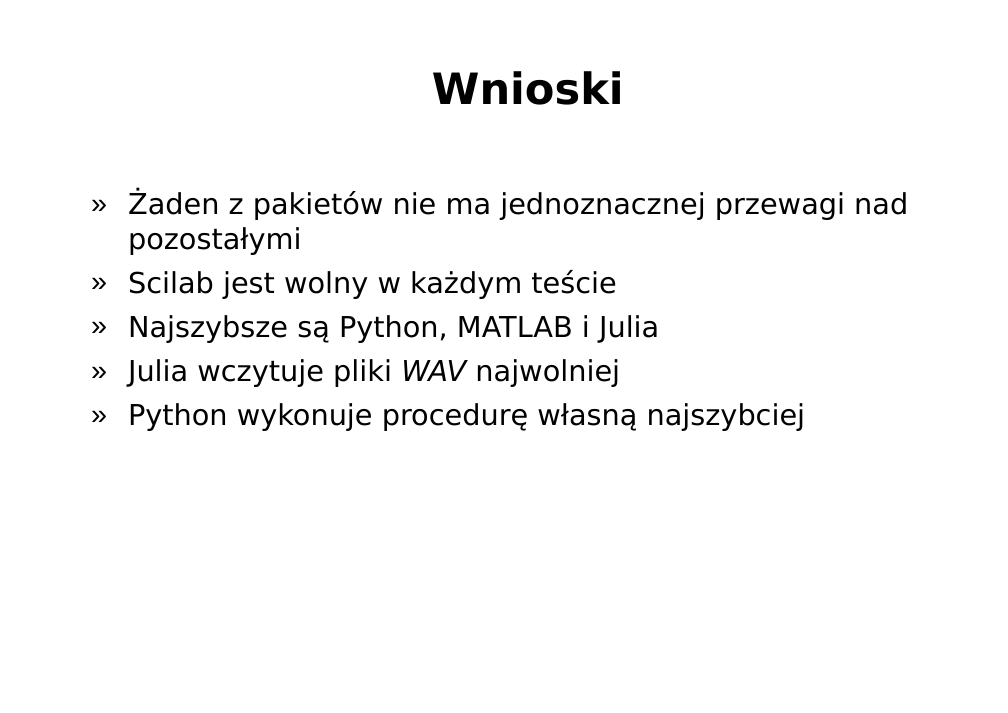
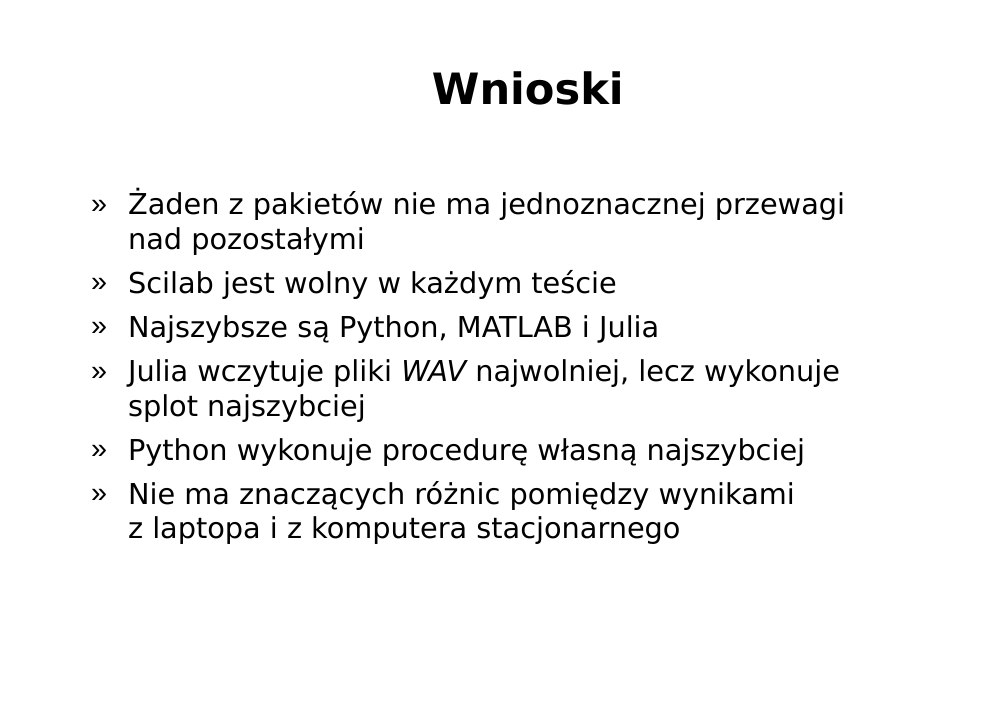
Before and after one commit to Ashymad/praca.inz, a slide deck: slide 12 of prez/prezentacja.odp (slide 11 before the commit). Drawn at 1008x713 pixels with LibreOffice and Linux fonts; fonts in the diff are those of the drawing; background and template pictures are left out. Boxes give left, top, right and bottom in pixels: in the first picture for what was removed or moved away, otherwise in the second. Text is boxed around its words. In the diff, an @@ line names an element or a change of style, - is before the commit and + after.

```diff
--- a/prez/prezentacja.odp
+++ b/prez/prezentacja.odp
@@ text at (128, 359, 840, 421): text changed @@
-» Julia wczytuje pliki WAV najwolniej
+» Julia wczytuje pliki WAV najwolniej, lecz wykonuje
+  splot najszybciej
@@ text at (128, 481, 795, 544): paragraph added @@
+» Nie ma znaczących różnic pomiędzy wynikami z laptopa i z komputera stacjonarnego
```
Also in this commit, not shown: 9 other slides changed, 3 slides added, 1 slide removed, 5 other files.
